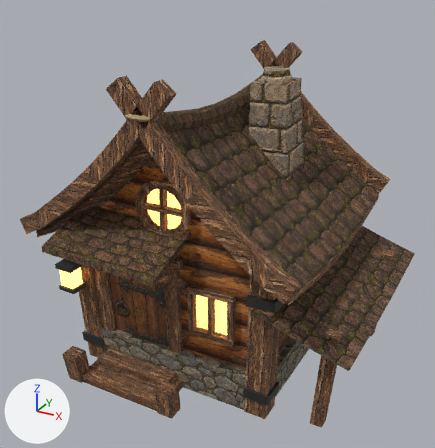
The glTF model board3d/models/house-forest-trail-03.glb: old version first, new version second.
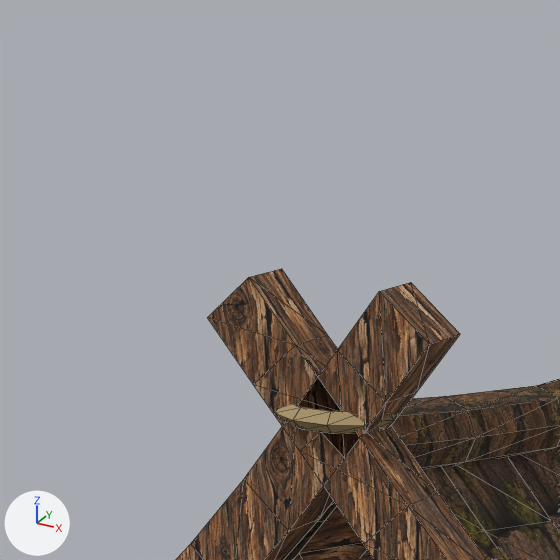
The first picture shows the older version from a 50 mm camera at (2.84, -5.23, 4.0) aimed at (0.09, -0.24, 1.5). The close-ups show the older and then the newer version on the part from 11% to 47% of the width and 0% to 35% of the height of that picture. Only the edits that show in the close-ups are written down. Every picture has the same lights, and +X, +Y and +Z are marked at lower left. The close-ups show mesh edges as thin lines. Where no turn or scale is listed for an object, it has been applied to the vertices.

The scene before the commit, as lines of its bpy script (objects in view):
```python
me_barge__1__1 = bpy.data.meshes.new('barge_-1_-1')
me_barge__1__1.from_pydata(...)  # 44 vertices, 84 faces; spans x -1.42..0.3, y -1.45..-1.26, z 1.56..3.14
me_barge__1__1.materials.append(mat_tbeam)  # picture img_lake01_timber2_webp
me_barge_rope__1 = bpy.data.meshes.new('barge_rope_-1')
me_barge_rope__1.from_pydata(...)  # 40 vertices, 80 faces; spans x -0.158..0.158, y -1.427..-1.225, z 2.82..2.87
me_barge_rope__1.materials.append(mat_rope)  # brown #ab956c
me_ridge = bpy.data.meshes.new('ridge')
me_ridge.from_pydata(...)  # 56 vertices, 108 faces; spans x -0.09..0.09, y -1.34..1.34, z 2.53..2.86
# faces by material slot: [96, 12]
me_ridge.materials.append(mat_tbark)  # picture img_forest01_bark
me_ridge.materials.append(mat_endgrain)  # picture img_lake01_endgrain
ob_barge__1__1 = bpy.data.objects.new('barge_-1_-1', me_barge__1__1)
ob_barge__1__1.location = (0.0, 0.0, 0.0)
ob_barge_rope__1 = bpy.data.objects.new('barge_rope_-1', me_barge_rope__1)
ob_barge_rope__1.location = (0.0, 0.0, 0.0)
ob_ridge = bpy.data.objects.new('ridge', me_ridge)
ob_ridge.location = (0.0, 0.0, 0.0)
# also in view: 'roof_under_-1' at (-0.67, 0.0, 2.0); 'roof_1' at (0.67, 0.0, 2.07); 'barge_-1_1' at (0.56, -1.36, 2.35)
```
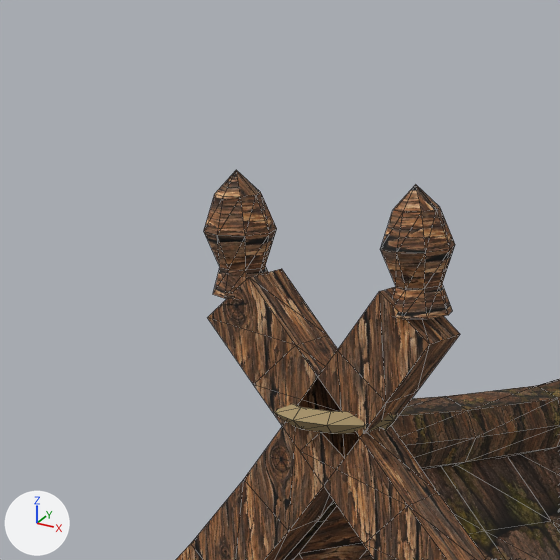
Location of each change, (x1, y1, x2, y2) in pixels of the close-ups (560 x 560 px):
'finial_-1_-1', added (brown): after (380, 185, 455, 319)
'finial_-1_1', added (brown): after (204, 170, 277, 299)

The change, as a diff of the scene's bpy script:
```diff
--- a/board3d/models/house-forest-trail-03.glb.py
+++ b/board3d/models/house-forest-trail-03.glb.py
@@ me_finial__1__1 @@
+me_finial__1__1.from_pydata(...)  # 33 vertices, 62 faces; spans x 0.155..0.318, y -1.408..-1.244, z 3.091..3.362
+me_finial__1__1.materials.append(mat_tbeam)  # picture img_lake01_timber2_webp
@@ me_finial__1_1 @@
+me_finial__1_1.from_pydata(...)  # 33 vertices, 62 faces; spans x -0.318..-0.155, y -1.408..-1.244, z 3.091..3.362
+me_finial__1_1.materials.append(mat_tbeam)  # picture img_lake01_timber2_webp
@@ ob_finial__1__1 @@
+ob_finial__1__1 = bpy.data.objects.new('finial_-1_-1', me_finial__1__1)
+ob_finial__1__1.location = (0.0, 0.0, 0.0)
@@ ob_finial__1_1 @@
+ob_finial__1_1 = bpy.data.objects.new('finial_-1_1', me_finial__1_1)
+ob_finial__1_1.location = (0.0, 0.0, 0.0)
```
